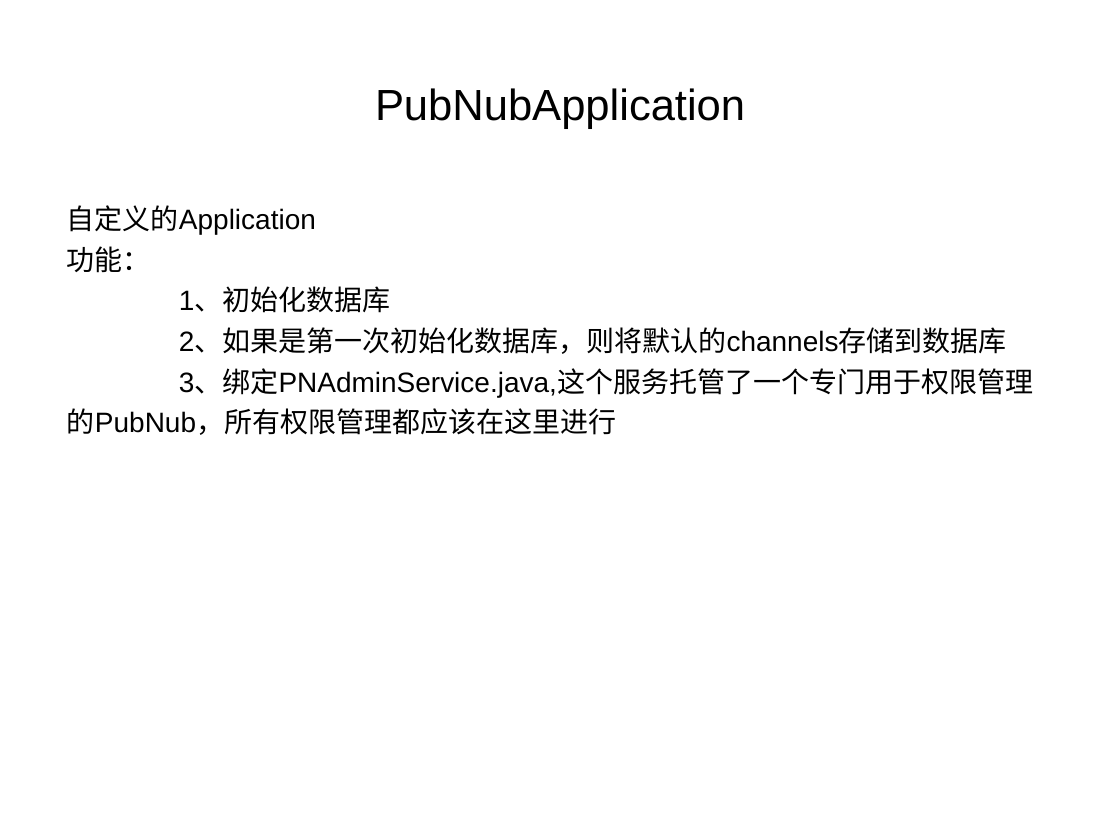
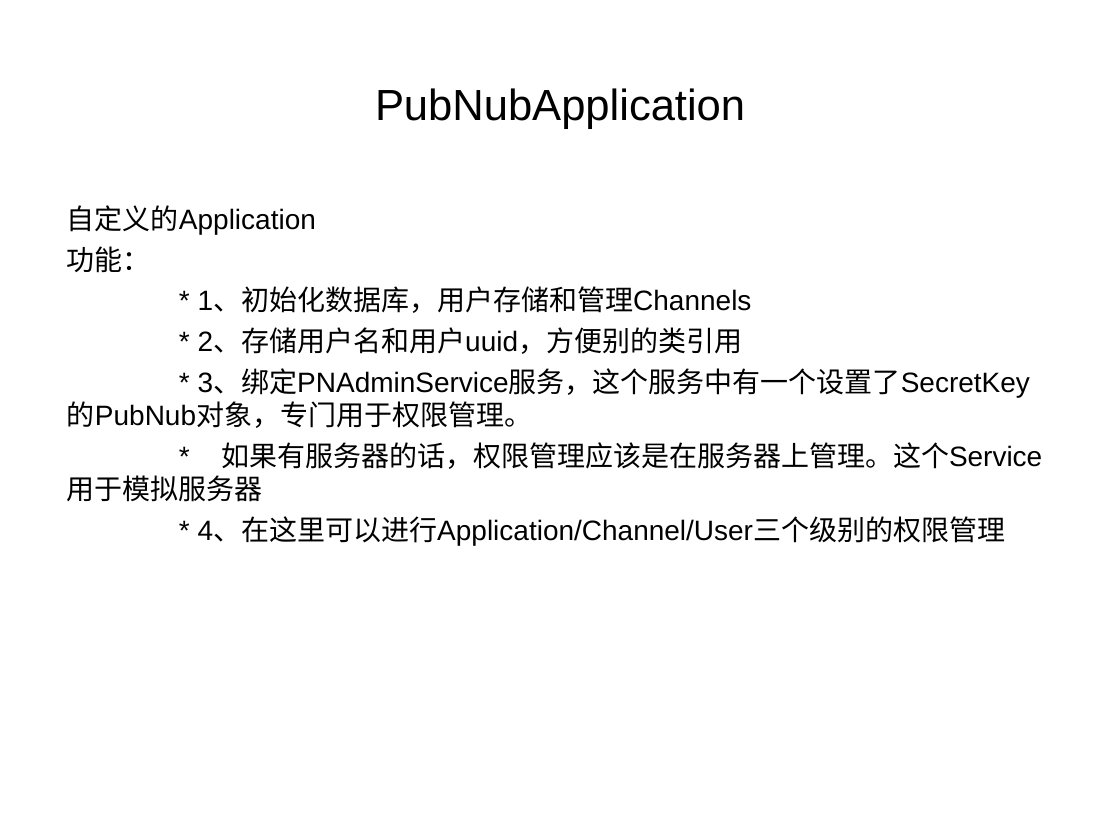
Before and after one commit to leizhiheng/PubNubTutorialDemo, a slide deck: slide 3 of PubNub Demo 模型描述.ppt. Drawn at 1120x840 pixels with LibreOffice and Linux fonts; fonts in the diff are those of the drawing. Boxes give left, top, right and bottom in pixels: in the first picture for what was removed or moved away, otherwise in the second. Text is boxed around its words. In the diff, an @@ line names an element or a change of style, - is before the commit and + after.

```diff
--- a/PubNub Demo 模型描述.ppt
+++ b/PubNub Demo 模型描述.ppt
@@ text at (67, 289, 1042, 545): text changed @@
-1、初始化数据库
-2、如果是第一次初始化数据库，则将默认的channels存储到数据库
-3、绑定PNAdminService.java,这个服务托管了一个专门用于权限管理
-的PubNub，所有权限管理都应该在这里进行
+* 1、初始化数据库，用户存储和管理Channels
+* 2、存储用户名和用户uuid，方便别的类引用
+* 3、绑定PNAdminService服务，这个服务中有一个设置了SecretKey的PubNub对象，专门用于权限管理。
+* 如果有服务器的话，权限管理应该是在服务器上管理。这个Service用于模拟服务器
+* 4、在这里可以进行Application/Channel/User三个级别的权限管理
```
Also in this commit, not shown: 5 other slides changed, 4 other files.
